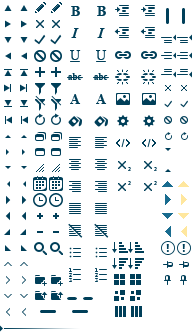
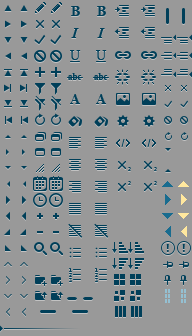
Layers edited between the first and the second 192 x 336 image:
added layer "toolbar drag hover" in group "editor" over 181, 289, 186, 303
added layer "toolbar drag" in group "editor" over 165, 289, 170, 303
showed "gray" over 0, 0, 192, 336
